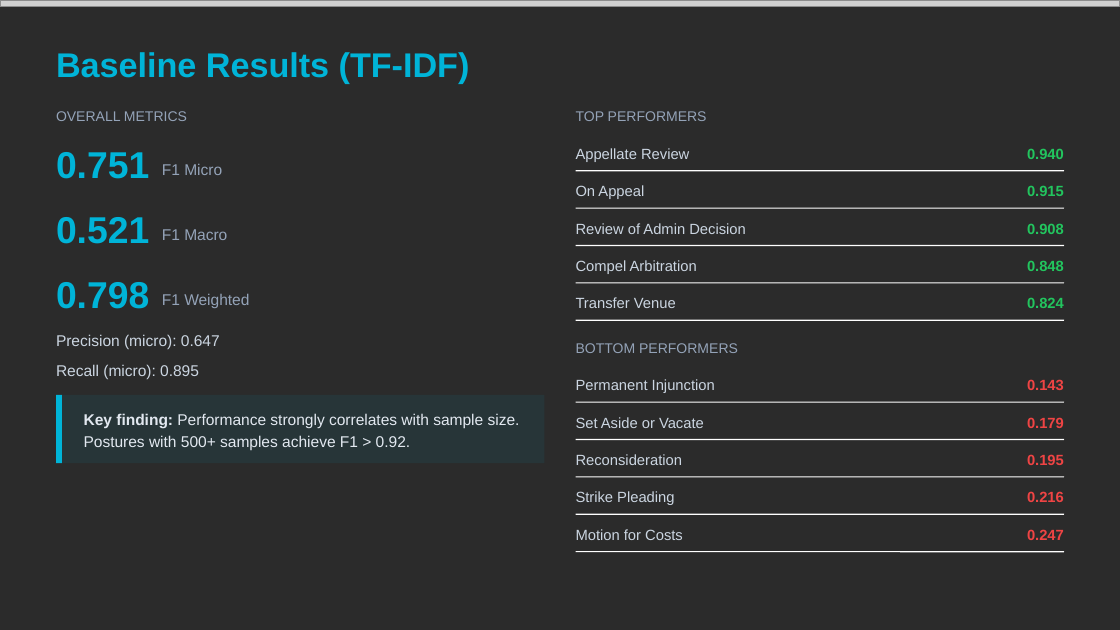
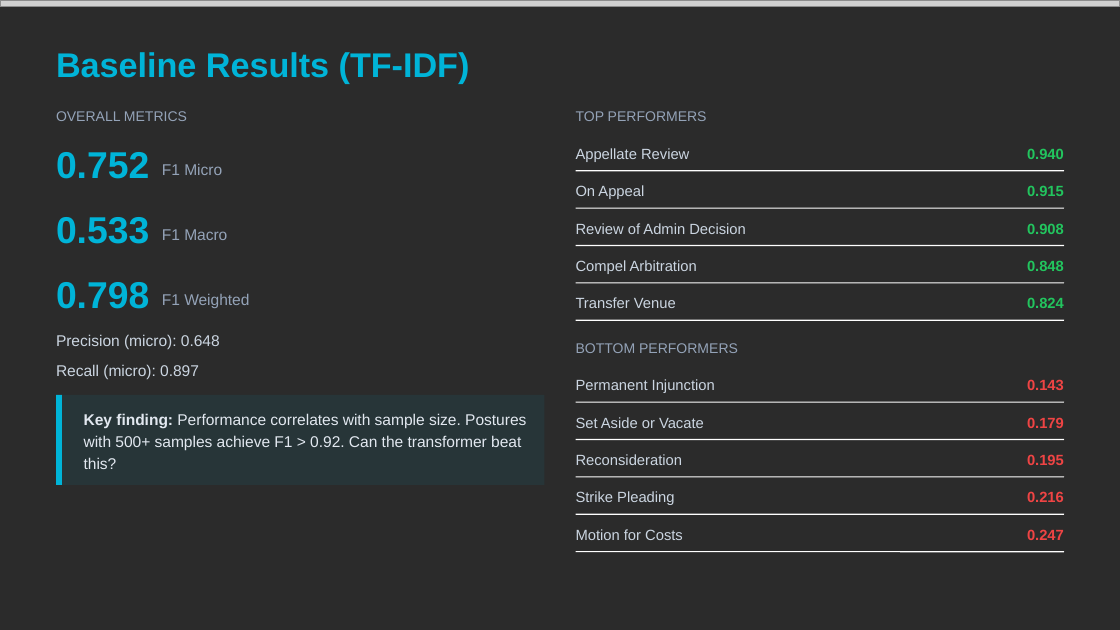
Before and after one commit to aledba/tr_challenge, a slide deck: slide 15 of outputs/TR_Interview_Presentation.pptx. Drawn at 1120x630 pixels with LibreOffice and Linux fonts; fonts in the diff are those of the drawing; grey boxes stand for pictures; background and template pictures are left out; a plain dark background stands for a picture behind light text. Boxes give left, top, right and bottom in pixels: in the first picture for what was removed or moved away, otherwise in the second. Text is boxed around its words. In the diff, an @@ line names an element or a change of style, - is before the commit and + after.

```diff
--- a/outputs/TR_Interview_Presentation.pptx
+++ b/outputs/TR_Interview_Presentation.pptx
@@ text at [56,152,149,179]: text changed @@
-0.751
+0.752
@@ text at [56,217,149,244]: text changed @@
-0.521
+0.533
@@ text at [56,334,220,349]: text changed @@
-Precision (micro): 0.647
+Precision (micro): 0.648
@@ text at [56,364,199,379]: text changed @@
-Recall (micro): 0.895
+Recall (micro): 0.897
@@ rectangle: place and size @@
-rectangle at [56,395,544,464]
+rectangle at [56,395,544,486]
@@ line moved from (59, 395) - (59, 464) to (59, 395) - (59, 485) @@
@@ text at [84,413,526,469]: text changed @@
-Key finding: Performance strongly correlates with sample size. Postures with 500+ samples achieve F1 > 0.92.
+Key finding: Performance correlates with sample size. Postures with 500+ samples achieve F1 > 0.92. Can the transformer beat this?
```
Also in this commit, not shown: 3 other slides changed, 1 slide added, 1 slide removed, 8 other files.
